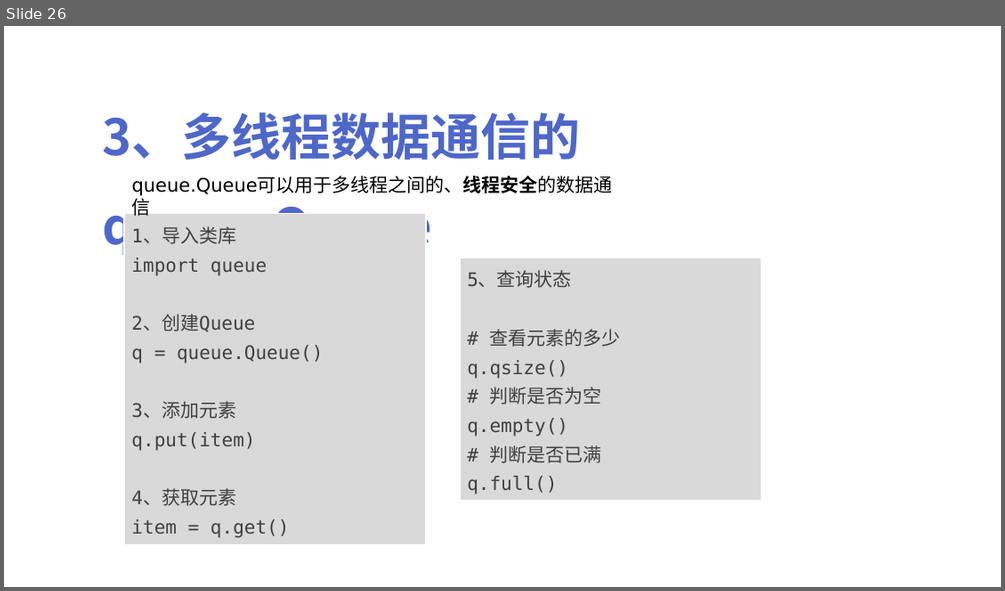
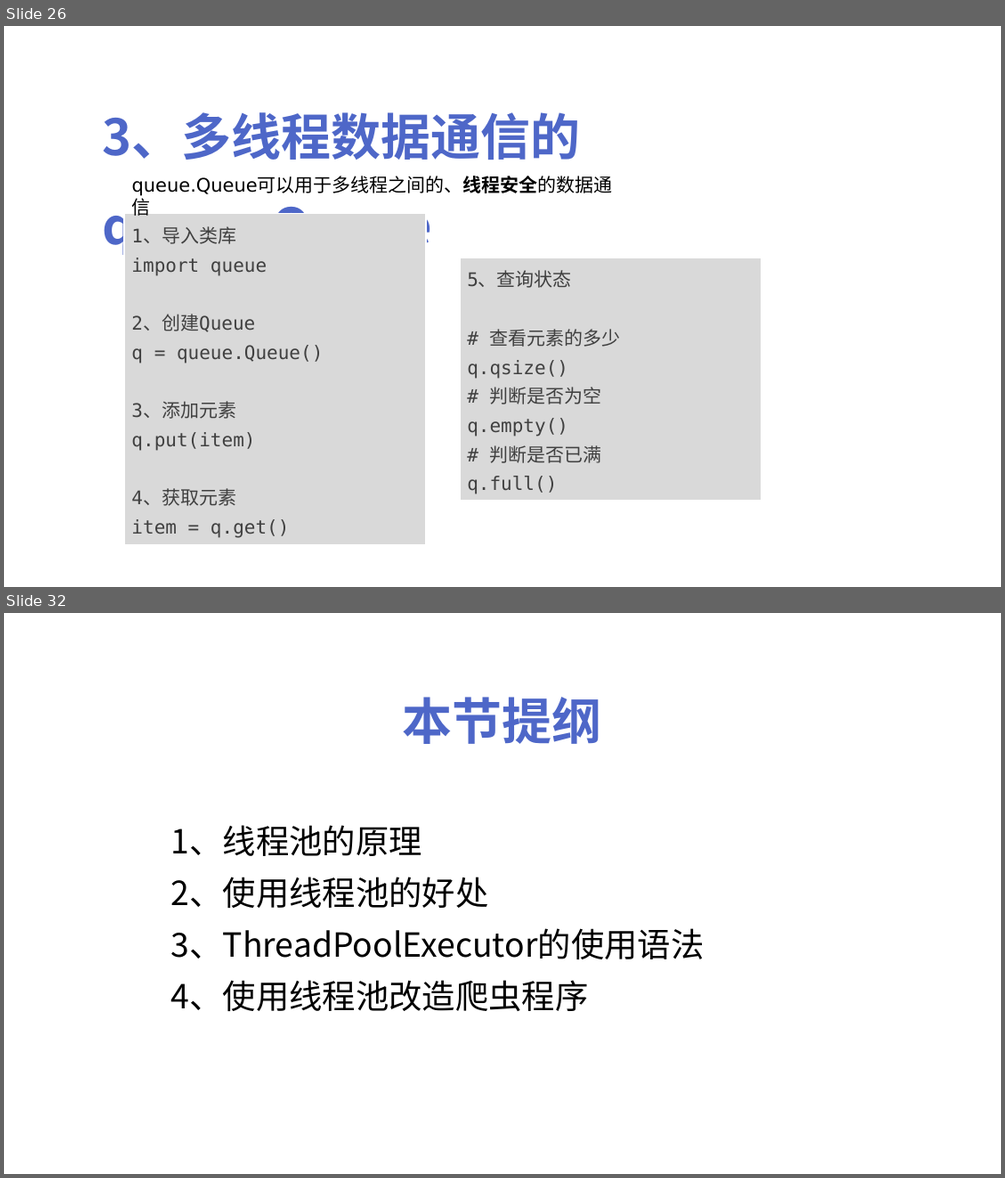
Before and after one commit to peiss/ant-learn-python-concurrent, a slide deck: Python并发编程简介.pptx. Shown one above the other, each under a label of ours: slide 26 before the commit, slides 26 and 32 after it; the slides between them are not shown. The pictures are 1005x591 and 1005x1178 pixels, drawn with LibreOffice and Linux fonts; fonts in the diff are those of the drawing. Boxes give left, top, right and bottom in pixels: in the first picture for what was removed or moved away, otherwise in the second. Text is boxed around its words. In the diff, an @@ line names an element or a change of style, - is before the commit and + after.

```diff
--- a/Python并发编程简介.pptx
+++ b/Python并发编程简介.pptx
@@ slide 32 added at [4,613,1001,1174], background #FFFFFF @@
@@ text added at [403,697,602,744], 48 pt, text #4E67C8, bold @@
+本节提纲
@@ text added at [171,825,704,1011], 32 pt, text #000000 @@
+1、线程池的原理
+2、使用线程池的好处
+3、ThreadPoolExecutor的使用语法
+4、使用线程池改造爬虫程序
```
Also in this commit, not shown: 8 other slides added, 1 other file.
